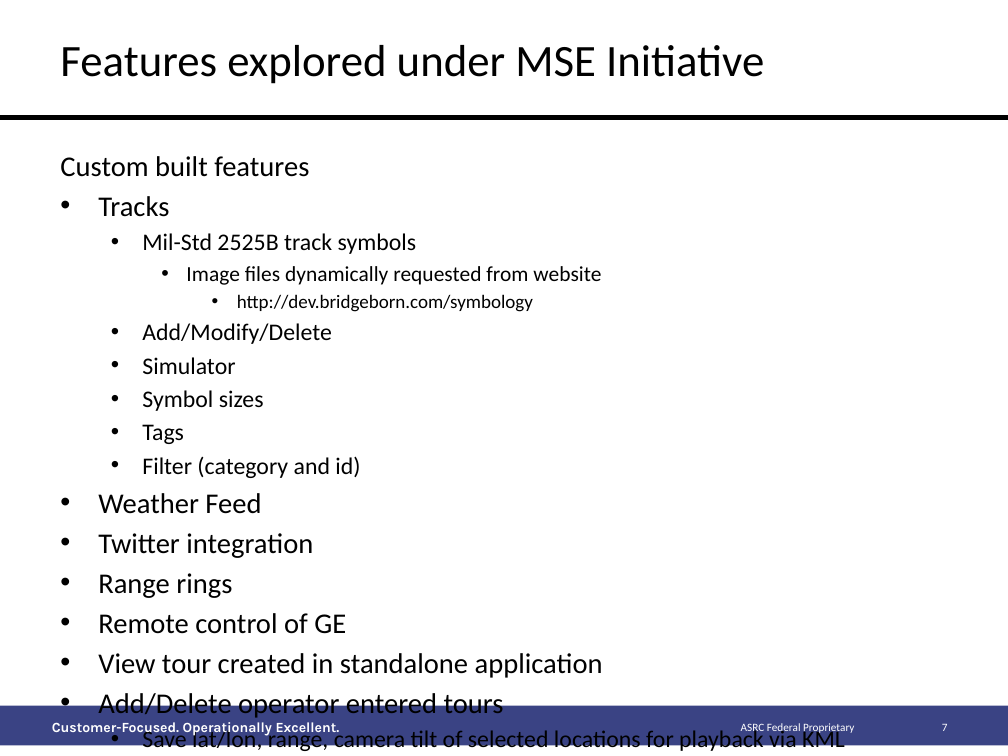
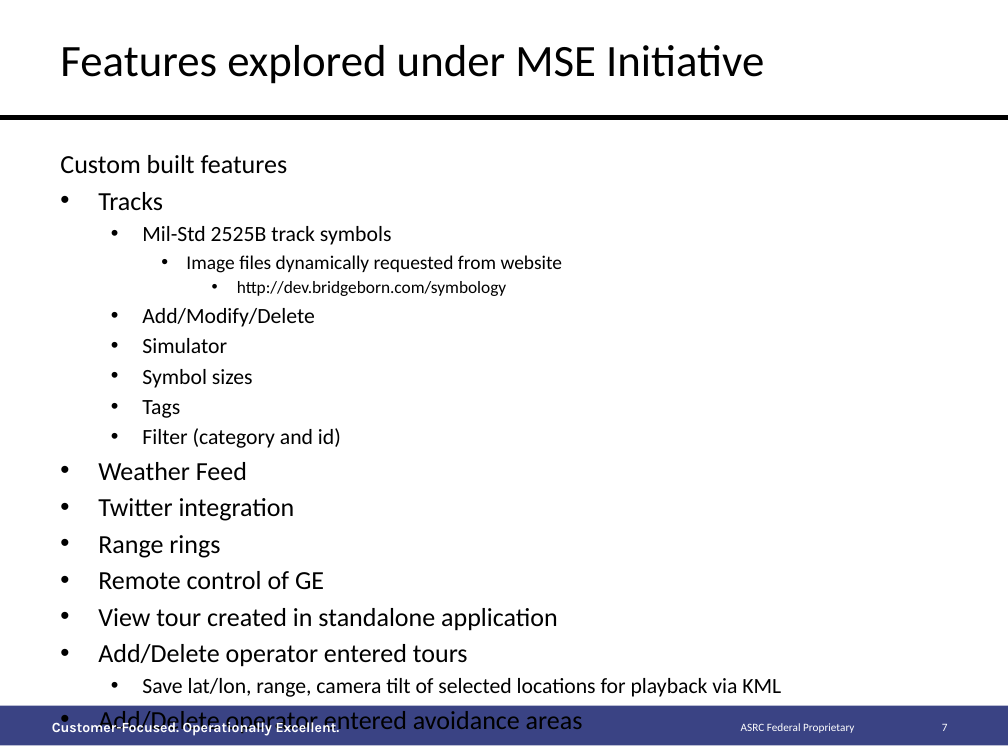
Before and after one commit to MissionSE/Initiatives, a slide deck: slide 7 of GoogleEarth/Google Earth Initiative.pptx. Drawn at 1008x756 pixels with LibreOffice and Linux fonts; fonts in the diff are those of the drawing; background and template pictures are left out. Boxes give left, top, right and bottom in pixels: in the first picture for what was removed or moved away, otherwise in the second. Text is boxed around its words. In the diff, an @@ line names an element or a change of style, - is before the commit and + after.

```diff
--- a/GoogleEarth/Google Earth Initiative.pptx
+++ b/GoogleEarth/Google Earth Initiative.pptx
@@ text at [60, 155, 781, 697]: size 20.4 to 18.6 pt in "Custom built features", "Tracks", "Weather Feed", "Twitter integration" and 4 more places; size 17 to 15.5 pt in "Mil-Std 2525B track symbols", "Add/Modify/Delete", "Simulator", "Symbol sizes" and 3 more places; size 15.3 to 13.9 pt in "Image files dynamically requested from website"; size 13.6 to 12.4 pt in "http://dev.bridgeborn.com/symbology" @@
@@ text at [98, 711, 583, 736]: paragraph added @@
+• Add/Delete operator entered avoidance areas
```
Also in this commit, not shown: 3 other slides changed, 12 other files.
